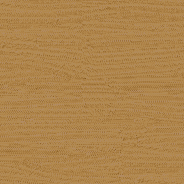
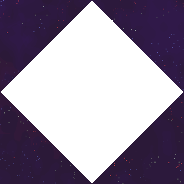
Layered file, before and after one edit (184x184). Changes by layer:
hid "test", painted on it over box(0, 0, 184, 184)
added layer "test 2 copy #1" above "test 2" over box(0, 0, 184, 184)
